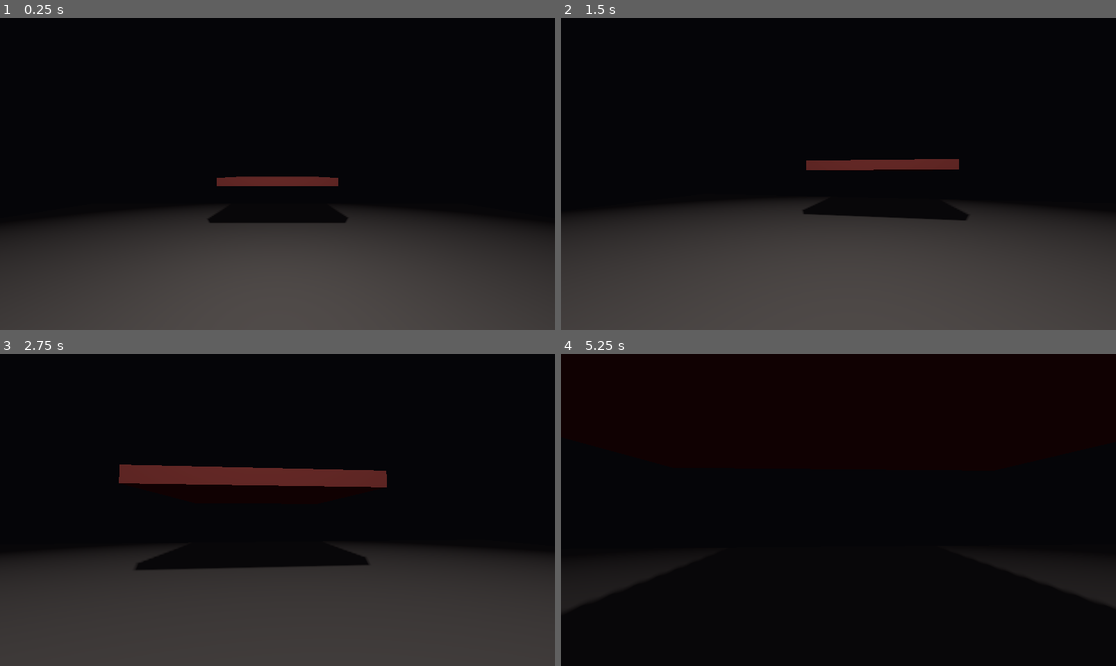
Above: before the commit, frames 1-4 (two rows, left to right).
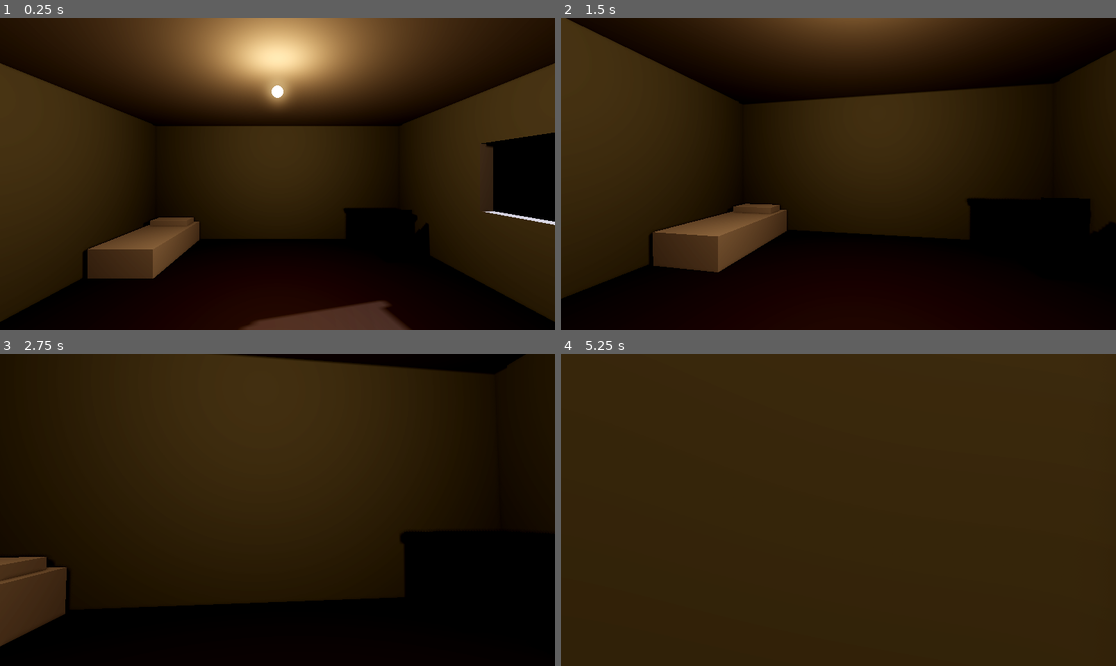
Above: after the commit, the same moments.

Repository: Iamax3/Jogo-
Game: Godot game, scene res://scenes/levels/test_room.tscn
Same seed, same stepped clock (60 frames per second), same inputs: the game is played once before the commit and once after it. Before the commit the project starts from res://scenes/levels/player_sandbox.tscn.
Inputs (mouse positions are in pixels of both pictures, inside the frame that each line leads up to):
- Up to frame 1 (0.25 s): no input
- Up to frame 2 (1.5 s): tap Enter at 0.5 s; move the mouse to (866, 174) at 0.52 s; hold Ctrl (crouch) 0.53-1.28 s; hold W (move_forward) from 0.53 s (still down); move the mouse to (810, 174) at 1.27 s; tap Ctrl (crouch) at 1.35 s
- Up to frame 3 (2.75 s): keep holding W (move_forward); move the mouse to (288, 503) at 2.02 s; hold Ctrl (crouch) from 2.03 s (still down)
- Up to frame 4 (5.25 s): keep holding W (move_forward); move the mouse to (832, 516) at 2.77 s; release Ctrl (crouch) at 2.78 s; tap Ctrl (crouch) at 2.85, 4.35 s; move the mouse to (877, 513) at 3.52 s; hold Ctrl (crouch) 3.53-4.28 s; move the mouse to (794, 506) at 4.27 s; move the mouse to (844, 510) at 5.02 s; hold Ctrl (crouch) from 5.03 s (still down)

The runs differ from the first frame. In frame 1, 88% of the frame differs, in the area x 0-100%, y 0-100%; in frame 2, 83%; in frame 3, 85%; in frame 4, 98%.

Commit message:
T-102: quarto de teste com clima de terror
Quarto fechado (6 x 8 m) com cama, mesa, cadeira, guarda-roupa e porta,
luz amarelada fraca no teto, luar entrando pela janela, neblina
volumétrica, SSAO e cores dessaturadas. Vira a cena principal e substitui
a área de teste provisória da T-101.

Co-Authored-By: Claude Opus 5.5 <noreply@anthropic.com>
Claude-Session: https://claude.ai/code/session_01XLKs7HhnRkBMTdSusAVd5Y

Diff:
--- a/project.godot
+++ b/project.godot
@@ -12,7 +12,7 @@
 
 config/name="Projeto Terror"
 config/description="Jogo de terror psicológico em primeira pessoa, focado em escolhas."
-run/main_scene="res://scenes/levels/player_sandbox.tscn"
+run/main_scene="res://scenes/levels/test_room.tscn"
 config/features=PackedStringArray("4.7", "Forward Plus")
 
 [display]
--- a/scenes/levels/player_sandbox.tscn
+++ /dev/null
@@ -1,62 +0,0 @@
-[gd_scene load_steps=9 format=3]
-
-[ext_resource type="PackedScene" path="res://scenes/player/player.tscn" id="1_player"]
-
-[sub_resource type="Environment" id="Environment_sandbox"]
-background_mode = 1
-background_color = Color(0.02, 0.02, 0.03, 1)
-ambient_light_source = 2
-ambient_light_color = Color(0.25, 0.25, 0.3, 1)
-ambient_light_energy = 0.6
-
-[sub_resource type="StandardMaterial3D" id="Material_floor"]
-albedo_color = Color(0.32, 0.3, 0.28, 1)
-
-[sub_resource type="BoxMesh" id="BoxMesh_floor"]
-material = SubResource("Material_floor")
-size = Vector3(20, 1, 20)
-
-[sub_resource type="BoxShape3D" id="BoxShape3D_floor"]
-size = Vector3(20, 1, 20)
-
-[sub_resource type="StandardMaterial3D" id="Material_obstacle"]
-albedo_color = Color(0.45, 0.2, 0.18, 1)
-
-[sub_resource type="BoxMesh" id="BoxMesh_table"]
-material = SubResource("Material_obstacle")
-size = Vector3(3, 0.2, 3)
-
-[sub_resource type="BoxShape3D" id="BoxShape3D_table"]
-size = Vector3(3, 0.2, 3)
-
-[node name="PlayerSandbox" type="Node3D"]
-
-[node name="WorldEnvironment" type="WorldEnvironment" parent="."]
-environment = SubResource("Environment_sandbox")
-
-[node name="Lamp" type="OmniLight3D" parent="."]
-transform = Transform3D(1, 0, 0, 0, 1, 0, 0, 0, 1, 0, 3, 0)
-light_energy = 2.0
-omni_range = 12.0
-shadow_enabled = true
-
-[node name="Floor" type="StaticBody3D" parent="."]
-transform = Transform3D(1, 0, 0, 0, 1, 0, 0, 0, 1, 0, -0.5, 0)
-
-[node name="Mesh" type="MeshInstance3D" parent="Floor"]
-mesh = SubResource("BoxMesh_floor")
-
-[node name="Shape" type="CollisionShape3D" parent="Floor"]
-shape = SubResource("BoxShape3D_floor")
-
-[node name="LowCeiling" type="StaticBody3D" parent="."]
-transform = Transform3D(1, 0, 0, 0, 1, 0, 0, 0, 1, 0, 1.4, -5)
-
-[node name="Mesh" type="MeshInstance3D" parent="LowCeiling"]
-mesh = SubResource("BoxMesh_table")
-
-[node name="Shape" type="CollisionShape3D" parent="LowCeiling"]
-shape = SubResource("BoxShape3D_table")
-
-[node name="Player" parent="." instance=ExtResource("1_player")]
-transform = Transform3D(1, 0, 0, 0, 1, 0, 0, 0, 1, 0, 0, 2)
--- /dev/null
+++ b/scenes/levels/test_room.tscn
@@ -0,0 +1,178 @@
+[gd_scene load_steps=11 format=3]
+
+[ext_resource type="PackedScene" path="res://scenes/player/player.tscn" id="1_player"]
+
+[sub_resource type="Environment" id="Environment_room"]
+background_mode = 1
+background_color = Color(0, 0, 0, 1)
+ambient_light_source = 2
+ambient_light_color = Color(0.12, 0.13, 0.17, 1)
+ambient_light_energy = 0.8
+tonemap_mode = 3
+ssao_enabled = true
+glow_enabled = true
+glow_intensity = 0.5
+volumetric_fog_enabled = true
+volumetric_fog_density = 0.035
+volumetric_fog_albedo = Color(0.72, 0.74, 0.82, 1)
+adjustment_enabled = true
+adjustment_contrast = 1.1
+adjustment_saturation = 0.75
+
+[sub_resource type="StandardMaterial3D" id="Material_wall"]
+albedo_color = Color(0.36, 0.38, 0.33, 1)
+roughness = 0.9
+
+[sub_resource type="StandardMaterial3D" id="Material_floor"]
+albedo_color = Color(0.22, 0.15, 0.1, 1)
+roughness = 0.8
+
+[sub_resource type="StandardMaterial3D" id="Material_ceiling"]
+albedo_color = Color(0.42, 0.41, 0.38, 1)
+roughness = 0.95
+
+[sub_resource type="StandardMaterial3D" id="Material_wood_dark"]
+albedo_color = Color(0.14, 0.09, 0.06, 1)
+roughness = 0.7
+
+[sub_resource type="StandardMaterial3D" id="Material_fabric"]
+albedo_color = Color(0.55, 0.53, 0.5, 1)
+roughness = 1.0
+
+[sub_resource type="StandardMaterial3D" id="Material_bulb"]
+albedo_color = Color(1, 0.85, 0.6, 1)
+emission_enabled = true
+emission = Color(1, 0.75, 0.45, 1)
+emission_energy_multiplier = 3.0
+
+[sub_resource type="SphereMesh" id="SphereMesh_bulb"]
+material = SubResource("Material_bulb")
+radius = 0.06
+height = 0.12
+
+[sub_resource type="StandardMaterial3D" id="Material_door"]
+albedo_color = Color(0.2, 0.12, 0.08, 1)
+roughness = 0.6
+
+[node name="TestRoom" type="Node3D"]
+
+[node name="WorldEnvironment" type="WorldEnvironment" parent="."]
+environment = SubResource("Environment_room")
+
+[node name="Moonlight" type="DirectionalLight3D" parent="."]
+transform = Transform3D(-0.24253562, -0.45670095, 0.85592103, 0, 0.8822632, 0.47075656, -0.9701425, 0.11417524, -0.21398026, 0, 4, 0)
+light_color = Color(0.55, 0.65, 0.9, 1)
+light_energy = 1.5
+light_volumetric_fog_energy = 2.0
+shadow_enabled = true
+
+[node name="CeilingLamp" type="OmniLight3D" parent="."]
+transform = Transform3D(1, 0, 0, 0, 1, 0, 0, 0, 1, 0, 2.45, -0.8)
+light_color = Color(1, 0.75, 0.45, 1)
+light_energy = 2.0
+shadow_enabled = true
+omni_range = 7.0
+
+[node name="Bulb" type="MeshInstance3D" parent="CeilingLamp"]
+mesh = SubResource("SphereMesh_bulb")
+
+[node name="Room" type="Node3D" parent="."]
+
+[node name="Floor" type="CSGBox3D" parent="Room"]
+transform = Transform3D(1, 0, 0, 0, 1, 0, 0, 0, 1, 0, -0.1, 0)
+use_collision = true
+size = Vector3(6.4, 0.2, 8.4)
+material = SubResource("Material_floor")
+
+[node name="Ceiling" type="CSGBox3D" parent="Room"]
+transform = Transform3D(1, 0, 0, 0, 1, 0, 0, 0, 1, 0, 2.9, 0)
+use_collision = true
+size = Vector3(6.4, 0.2, 8.4)
+material = SubResource("Material_ceiling")
+
+[node name="WallNorth" type="CSGBox3D" parent="Room"]
+transform = Transform3D(1, 0, 0, 0, 1, 0, 0, 0, 1, 0, 1.4, -4.1)
+use_collision = true
+size = Vector3(6.4, 2.8, 0.2)
+material = SubResource("Material_wall")
+
+[node name="WallSouth" type="CSGBox3D" parent="Room"]
+transform = Transform3D(1, 0, 0, 0, 1, 0, 0, 0, 1, 0, 1.4, 4.1)
+use_collision = true
+size = Vector3(6.4, 2.8, 0.2)
+material = SubResource("Material_wall")
+
+[node name="WallWest" type="CSGBox3D" parent="Room"]
+transform = Transform3D(1, 0, 0, 0, 1, 0, 0, 0, 1, -3.1, 1.4, 0)
+use_collision = true
+size = Vector3(0.2, 2.8, 8.4)
+material = SubResource("Material_wall")
+
+[node name="WallEast" type="CSGCombiner3D" parent="Room"]
+use_collision = true
+
+[node name="Wall" type="CSGBox3D" parent="Room/WallEast"]
+transform = Transform3D(1, 0, 0, 0, 1, 0, 0, 0, 1, 3.1, 1.4, 0)
+size = Vector3(0.2, 2.8, 8.4)
+material = SubResource("Material_wall")
+
+[node name="WindowHole" type="CSGBox3D" parent="Room/WallEast"]
+transform = Transform3D(1, 0, 0, 0, 1, 0, 0, 0, 1, 3.1, 1.55, -1.2)
+operation = 2
+size = Vector3(0.4, 1.0, 1.2)
+
+[node name="Furniture" type="Node3D" parent="."]
+
+[node name="Bed" type="CSGBox3D" parent="Furniture"]
+transform = Transform3D(1, 0, 0, 0, 1, 0, 0, 0, 1, -2.4, 0.225, -2.9)
+use_collision = true
+size = Vector3(1.0, 0.45, 2.0)
+material = SubResource("Material_fabric")
+
+[node name="Pillow" type="CSGBox3D" parent="Furniture"]
+transform = Transform3D(1, 0, 0, 0, 1, 0, 0, 0, 1, -2.4, 0.51, -3.6)
+size = Vector3(0.8, 0.12, 0.4)
+material = SubResource("Material_fabric")
+
+[node name="Wardrobe" type="CSGBox3D" parent="Furniture"]
+transform = Transform3D(1, 0, 0, 0, 1, 0, 0, 0, 1, 2.3, 1.05, 3.65)
+use_collision = true
+size = Vector3(1.2, 2.1, 0.6)
+material = SubResource("Material_wood_dark")
+
+[node name="TableTop" type="CSGBox3D" parent="Furniture"]
+transform = Transform3D(1, 0, 0, 0, 1, 0, 0, 0, 1, 2.2, 0.75, -3.5)
+use_collision = true
+size = Vector3(1.2, 0.06, 0.7)
+material = SubResource("Material_wood_dark")
+
+[node name="TableLegs" type="CSGBox3D" parent="Furniture"]
+transform = Transform3D(1, 0, 0, 0, 1, 0, 0, 0, 1, 2.2, 0.36, -3.5)
+use_collision = true
+size = Vector3(1.1, 0.72, 0.6)
+material = SubResource("Material_wood_dark")
+
+[node name="LegsHole" type="CSGBox3D" parent="Furniture/TableLegs"]
+operation = 2
+size = Vector3(0.98, 0.74, 0.48)
+
+[node name="Chair" type="CSGBox3D" parent="Furniture"]
+transform = Transform3D(1, 0, 0, 0, 1, 0, 0, 0, 1, 2.2, 0.225, -2.75)
+use_collision = true
+size = Vector3(0.45, 0.45, 0.45)
+material = SubResource("Material_wood_dark")
+
+[node name="ChairBack" type="CSGBox3D" parent="Furniture"]
+transform = Transform3D(1, 0, 0, 0, 1, 0, 0, 0, 1, 2.2, 0.7, -2.55)
+use_collision = true
+size = Vector3(0.45, 0.5, 0.05)
+material = SubResource("Material_wood_dark")
+
+[node name="Door" type="CSGBox3D" parent="Furniture"]
+transform = Transform3D(1, 0, 0, 0, 1, 0, 0, 0, 1, -1.5, 1.0, 3.97)
+use_collision = true
+size = Vector3(0.9, 2.0, 0.06)
+material = SubResource("Material_door")
+
+[node name="Player" parent="." instance=ExtResource("1_player")]
+transform = Transform3D(1, 0, 0, 0, 1, 0, 0, 0, 1, 0, 0, 1.5)
Not shown, changed: docs/TASKS.md
